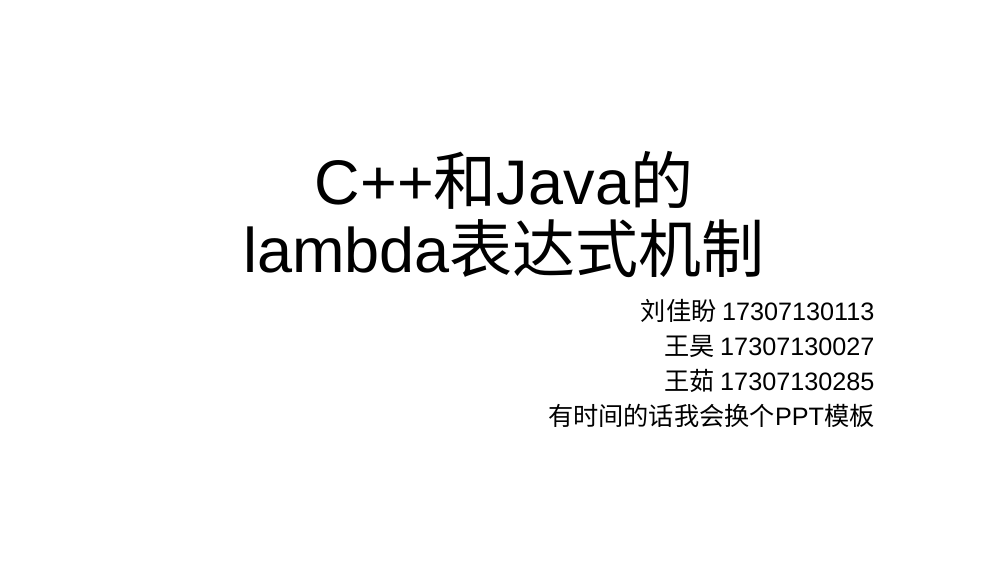
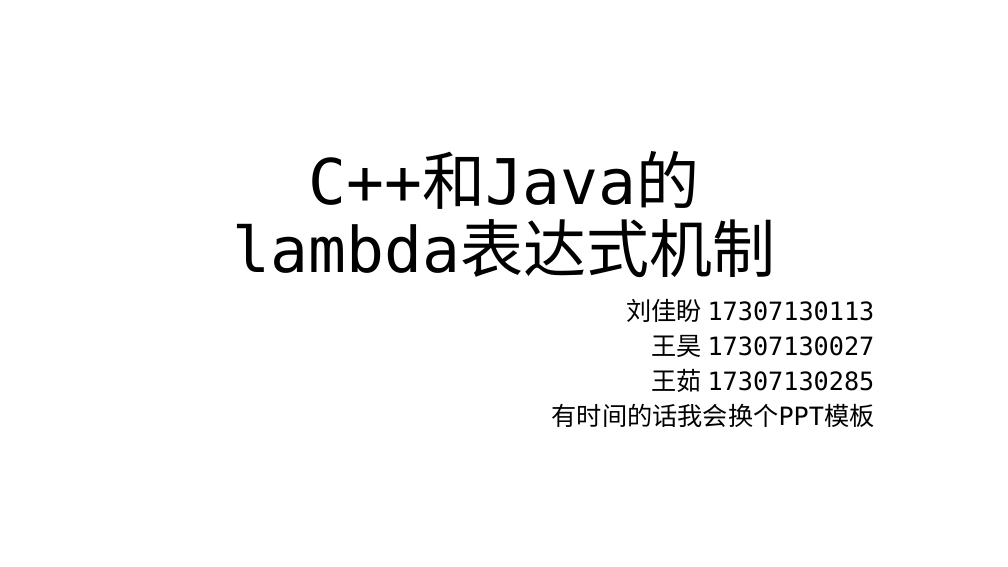
Before and after one commit to RuWang-0/lambda-in-Java-C-, a slide deck: slide 1 of lambda-ppt.pptx. Drawn at 1008x567 pixels with LibreOffice and Linux fonts; fonts in the diff are those of the drawing. Boxes give left, top, right and bottom in pixels: in the first picture for what was removed or moved away, otherwise in the second. Text is boxed around its words. In the diff, an @@ line names an element or a change of style, - is before the commit and + after.

```diff
--- a/lambda-ppt.pptx
+++ b/lambda-ppt.pptx
@@ title "C++和Java的 lambda表达式机制" at [233, 153, 776, 277]: font Arial to DejaVu Sans Mono @@
@@ subtitle "刘佳盼 17307130113" at [552, 298, 875, 427]: font Arial to DejaVu Sans Mono @@
```
Also in this commit, not shown: 16 other slides changed, 2 other files.
